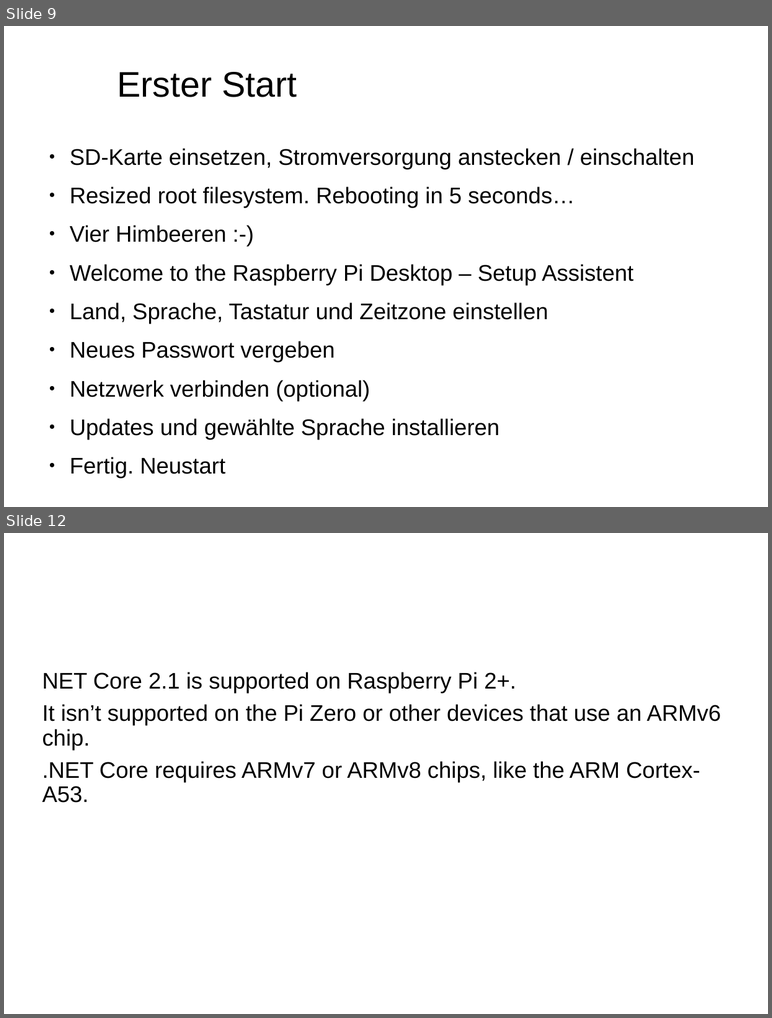
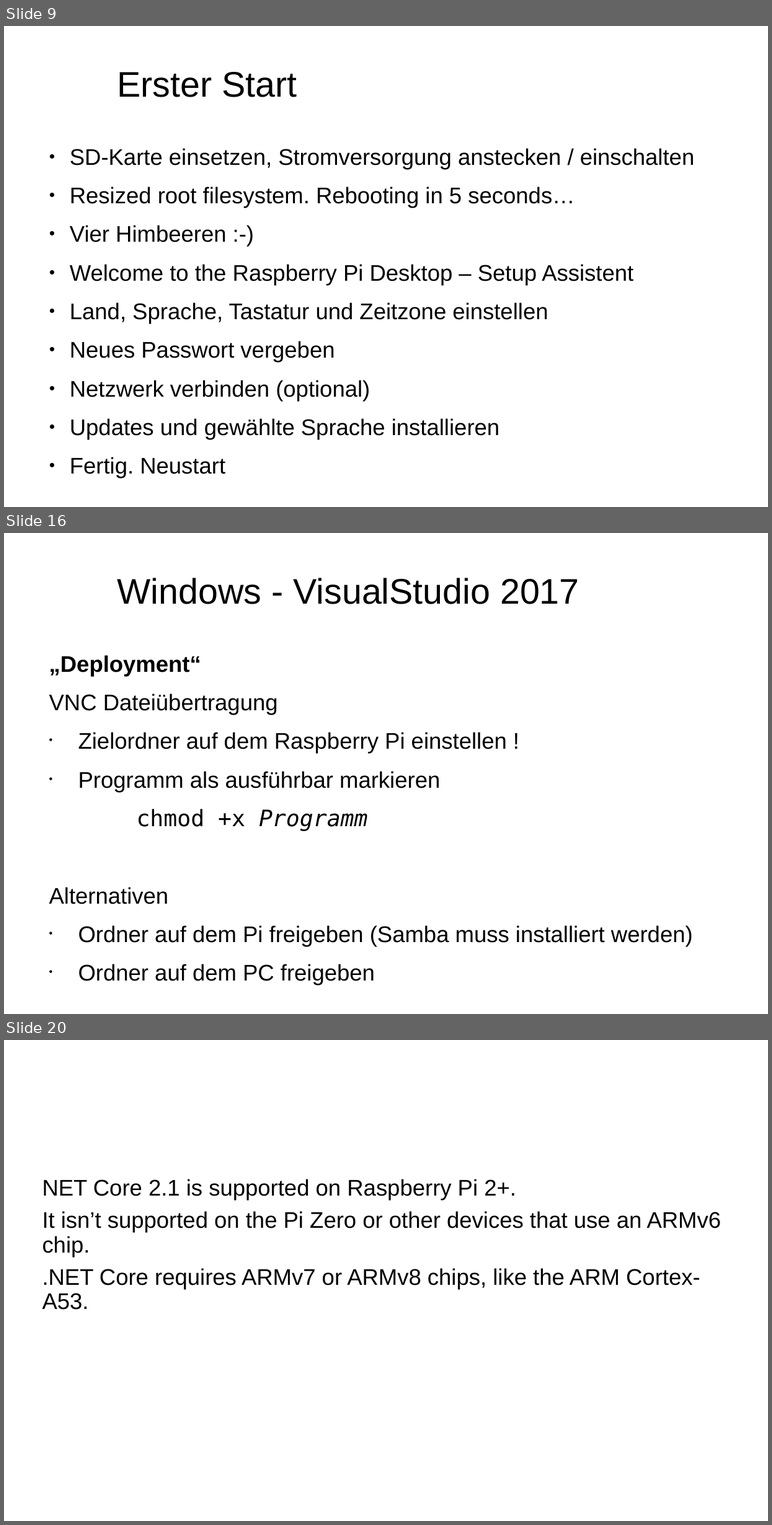
Before and after one commit to FrankPfattheicher/RaspiDotnet, a slide deck: Slides/RaspiDotnet.pptx. Shown one above the other, each under a label of ours: slides 9 and 12 before the commit, slides 9, 16 and 20 after it; the slides between them are not shown. The pictures are 772x1018 and 772x1525 pixels, drawn with LibreOffice and Linux fonts; fonts in the diff are those of the drawing; background and template pictures are left out. Boxes give left, top, right and bottom in pixels: in the first picture for what was removed or moved away, otherwise in the second. Text is boxed around its words. In the diff, an @@ line names an element or a change of style, - is before the commit and + after.

```diff
--- a/Slides/RaspiDotnet.pptx
+++ b/Slides/RaspiDotnet.pptx
@@ slide 16 added at (x1=4, y1=533, x2=768, y2=1014), background picture (left out) @@
@@ text added at (x1=117, y1=578, x2=579, y2=604), 44 pt, text #000000 @@
+Windows - VisualStudio 2017
@@ text added at (x1=49, y1=655, x2=693, y2=986), 28 pt, text #000000 @@
+„Deployment“
+VNC Dateiübertragung
+• Zielordner auf dem Raspberry Pi einstellen !
+• Programm als ausführbar markieren
+  chmod +x Programm
+Alternativen
+• Ordner auf dem Pi freigeben (Samba muss installiert werden)
+• Ordner auf dem PC freigeben
@@ what was slide 12 is now slide 20 @@
```
Also in this commit, not shown: 4 slides changed, 7 other slides added, 3 other files.
